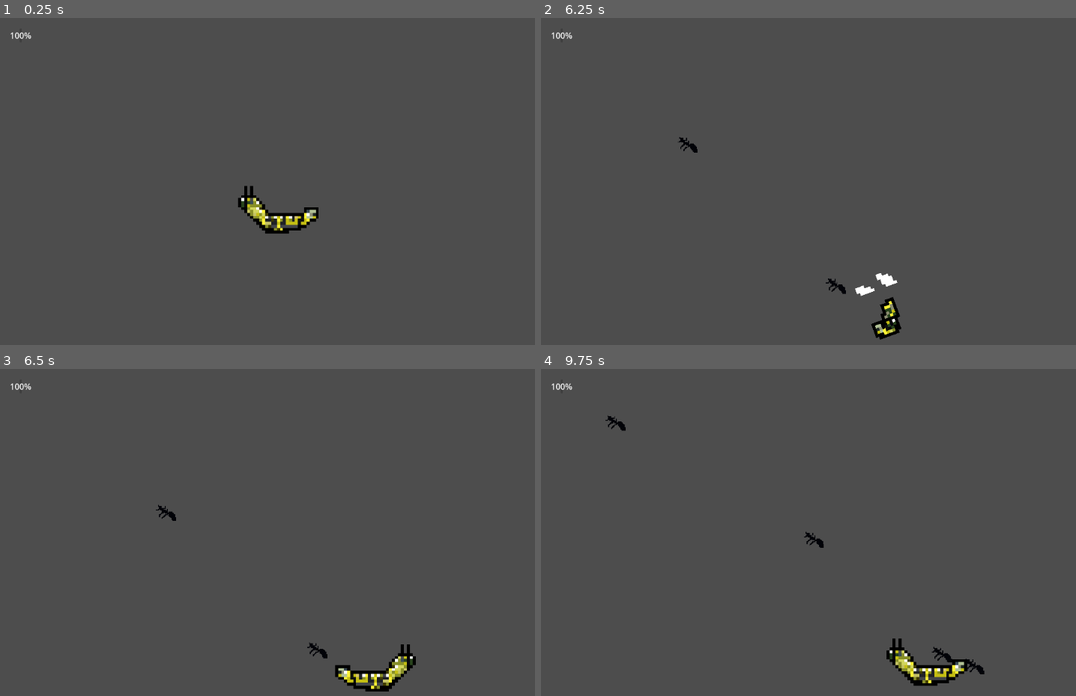
Above: before the commit, frames 1-4 (two rows, left to right).
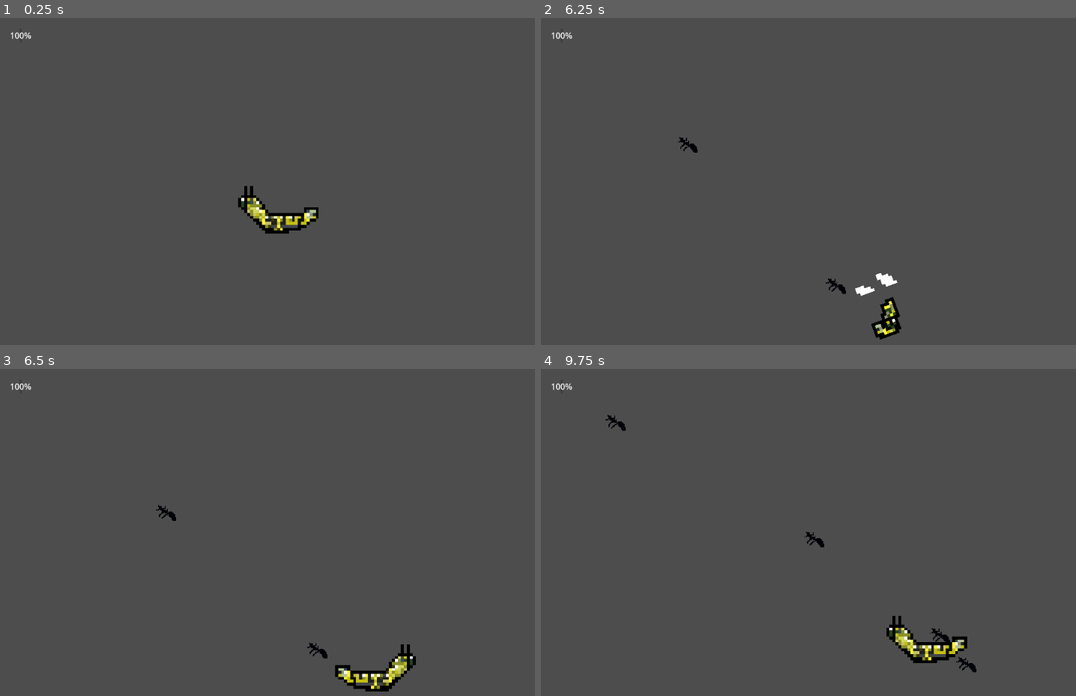
Above: after the commit, the same moments.

Repository: Armand-Alvarez/metamorphosis---jam-77
Game: Godot game, scene res://src/scenes/game.tscn
Two runs of this game, one before a commit and one after it. Both use one fixed random seed, a clock stepped at 60 frames per second and the inputs below.
Inputs (mouse positions are in pixels of both pictures, inside the frame that each line leads up to):
- Up to frame 1 (0.25 s): no input
- Up to frame 2 (6.25 s): tap Enter at 0.5 s; move the mouse to (974, 168) at 0.52 s; hold D (move_right) 0.53-1.28 s; click (974, 168) at 0.6 s; move the mouse to (722, 204) at 1.27 s; hold S (move_down) 1.28-2.03 s; click (722, 204) at 1.35 s; move the mouse to (899, 112) at 2.02 s; hold D (move_right) 2.03-2.78 s; tap Space (spawn_mob) at 2.1, 4.35 s; click (899, 112) at 2.3 s; move the mouse to (808, 253) at 2.77 s; hold W (move_up) 2.78-3.53 s; click (808, 253) at 2.85 s; move the mouse to (1022, 237) at 3.52 s; hold A (move_left) 3.53-5.03 s; click (1022, 237) at 3.6 s; move the mouse to (658, 135) at 4.27 s; click (658, 135) at 4.55 s; move the mouse to (872, 184) at 5.02 s; hold S (move_down) 5.03-5.78 s; click (872, 184) at 5.1 s; move the mouse to (749, 103) at 5.77 s; hold D (move_right) from 5.78 s (still down); click (749, 103) at 5.85 s
- Up to frame 3 (6.5 s): keep holding D (move_right)
- Up to frame 4 (9.75 s): move the mouse to (974, 519) at 6.52 s; release D (move_right) at 6.53 s; hold W (move_up) 6.53-7.28 s; tap Space (spawn_mob) at 6.6, 8.85 s; click (974, 519) at 6.8 s; move the mouse to (722, 555) at 7.27 s; hold D (move_right) 7.28-8.03 s; click (722, 555) at 7.35 s; move the mouse to (899, 463) at 8.02 s; hold S (move_down) 8.03-8.78 s; click (899, 463) at 8.1 s; move the mouse to (808, 604) at 8.77 s; hold A (move_left) 8.78-9.53 s; click (808, 604) at 9.05 s; move the mouse to (1022, 588) at 9.52 s; hold W (move_up) from 9.53 s (still down); click (1022, 588) at 9.6 s

Frames 1-3 are identical in both runs. In frame 4, 1.9% of the frame differs, in the area x 12-83%, y 13-97%.
Error after the commit: Invalid call. Nonexistent function 'take_damage' in base 'CharacterBody2D (Caterpillar)'. (res://src/scripts/enemies/mobs/black_ant.gd:41)

Commit message:
Add damage indicator and attack area to black ant mob

Diff:
--- a/src/scenes/enemies/mobs/black_ant.tscn
+++ b/src/scenes/enemies/mobs/black_ant.tscn
@@ -1,11 +1,13 @@
-[gd_scene load_steps=4 format=3 uid="uid://beskwfcid18i"]
+[gd_scene load_steps=5 format=3 uid="uid://beskwfcid18i"]
 
 [ext_resource type="Script" path="res://src/scripts/enemies/mobs/black_ant.gd" id="1_dql44"]
 [ext_resource type="Resource" uid="uid://bkghggoilyn5p" path="res://src/resources/enemies/mobs/black_ant.tres" id="2_j5n2v"]
 [ext_resource type="Texture2D" uid="uid://cik6qdmj5myvy" path="res://assets/black_ant.png" id="3_rhlce"]
+[ext_resource type="Texture2D" uid="uid://bfo5wd0swtkh7" path="res://assets/damage_indicator.png" id="4_138pl"]
 
 [node name="BlackAnt" type="CharacterBody2D"]
 scale = Vector2(1.84932, 1.78667)
+collision_layer = 2
 script = ExtResource("1_dql44")
 resource = ExtResource("2_j5n2v")
 
@@ -13,4 +15,24 @@
 texture = ExtResource("3_rhlce")
 
 [node name="CollisionPolygon2D" type="CollisionPolygon2D" parent="."]
-polygon = PackedVector2Array(-7, -7, 1, -7, 3, -4, 13, 3, 13, 11, 0, 11, -10, 5, -10, -4)
+polygon = PackedVector2Array(-7.57037, -7.83582, 0, -6.71642, 8.65185, -1.6791, 12.437, 2.79851, 12.437, 10.6343, 0, 11, -10, 5, -10.2741, -1.6791)
+
+[node name="DamageIndicator" type="Sprite2D" parent="."]
+visible = false
+position = Vector2(2.16296, 1.1194)
+rotation = 0.47822
+scale = Vector2(2.95632, 1.91903)
+texture = ExtResource("4_138pl")
+
+[node name="VisibileTimer" type="Timer" parent="DamageIndicator"]
+wait_time = 0.5
+one_shot = true
+
+[node name="AttackArea" type="Area2D" parent="."]
+collision_layer = 2
+
+[node name="CollisionPolygon2D2" type="CollisionPolygon2D" parent="AttackArea"]
+polygon = PackedVector2Array(-7.57037, -8.39552, 0, -7.27612, 9.19259, -1.6791, 12.9778, 2.79851, 12.9778, 11.194, 0, 11.7537, -10.2741, 5.03731, -10.8148, -1.6791)
+
+[connection signal="timeout" from="DamageIndicator/VisibileTimer" to="." method="_on_visibile_timer_timeout"]
+[connection signal="body_entered" from="AttackArea" to="." method="_on_attack_area_body_entered"]
--- a/src/scripts/enemies/mobs/black_ant.gd
+++ b/src/scripts/enemies/mobs/black_ant.gd
@@ -23,3 +23,19 @@
 func _process(delta: float) -> void:
 	var direction_vector = marker.position - position
 	move_and_collide(direction_vector.normalized() * speed * delta)
+	if health <= 0:
+		queue_free()
+
+
+func take_damage(amount: int) -> void:
+	health -= amount
+	$DamageIndicator.visible = true
+	$DamageIndicator/VisibileTimer.start()
+
+
+func _on_visibile_timer_timeout() -> void:
+	$DamageIndicator.visible = false
+
+
+func _on_attack_area_body_entered(body: Node2D) -> void:
+	body.take_damage(damage)
